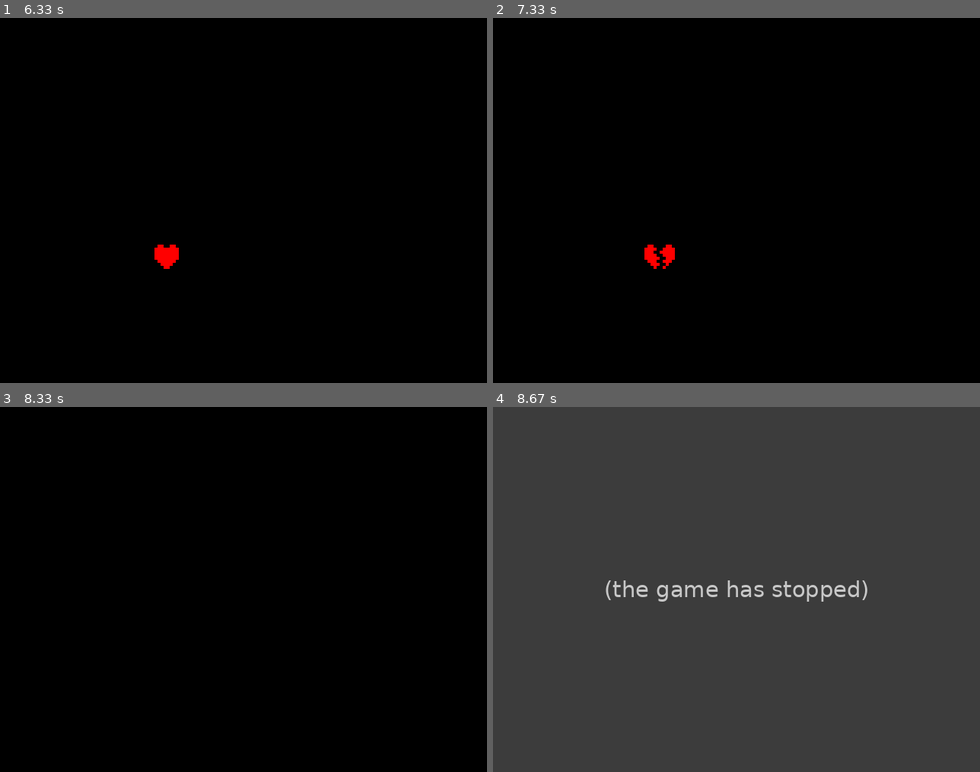
Above: before the commit, frames 1-4 (two rows, left to right).
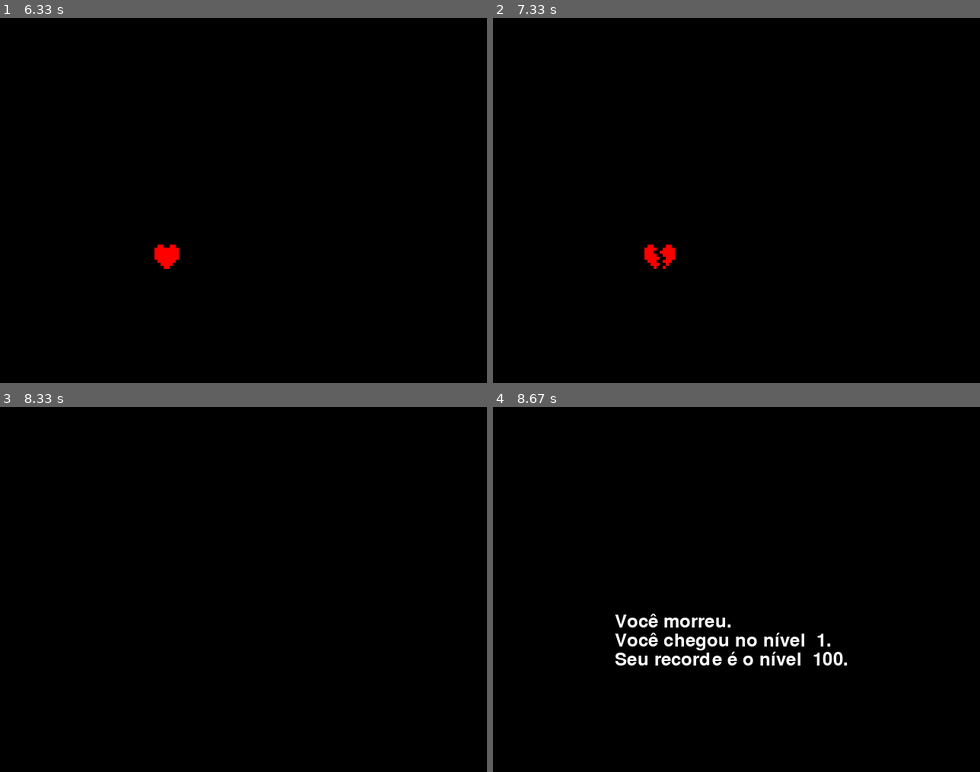
Above: after the commit, the same moments.

Repository: kwwala/eosso
Game: pygame game, started from game.py
Two runs of this game, one before a commit and one after it. Both use one fixed random seed, a clock stepped at 60 frames per second and the inputs below.
Inputs:
- Up to frame 1 (6.33 s): hold Left 1.83-2.37 s; hold Down 2.4-2.7 s; hold Left 2.73-3.13 s; hold Up 3.17-3.53 s; hold Right 3.57-4.2 s; hold Down 4.23-4.6 s; hold Left 4.63-5.1 s; hold Right 5.13-5.6 s
- Up to frame 2 (7.33 s): no input
- Up to frame 3 (8.33 s): no input
- Up to frame 4 (8.67 s): no input

Frames 1-3 are identical in both runs. In frame 4, 100% of the frame differs, in the area x 0-100%, y 0-100%.
Error before the commit: NameError: name 'CLICADO' is not defined (game.py line 145); the game stopped at 8.43 s (later frames are placeholders)

Commit message:
assissão

Diff:
--- a/game.py
+++ b/game.py
@@ -6,13 +6,13 @@
 pygame.init()
 screen = pygame.display.set_mode((640, 480))
 clock = pygame.time.Clock()
-width, height = screen.get_size()
 pygame.display.set_caption("É Osso")
 icon = pygame.image.load("images/shadedicon.png").convert_alpha()
 pygame.display.set_icon(icon)
 
 # coisas úteis
 font = pygame.font.Font(None, 40)
+width, height = screen.get_size()
 
 # jogador/coração
 heart = pygame.image.load("images/heart32x.png").convert_alpha()
@@ -117,7 +117,7 @@
     global start_time, display_stage
     heart = pygame.image.load("images/heart64x.png")
     heart_dead = pygame.image.load("images/heartdead64x.png")
-    font = pygame.font.Font(None, 36)  # Fonte para as mensagens
+    font = pygame.font.Font(None, 36)
     offset = 16
 
     screen.fill((0, 0, 0))
@@ -142,9 +142,14 @@
     screen.blit(surface_levelreached, (width / 4, (width / 2) - 25))
     screen.blit(surface_maxlevelreached, (width / 4, (width / 2)))
     pygame.display.flip()
-    while not CLICADO:
-        pygame.display.flip()
-    exit()
+    while True:
+        for event in pygame.event.get():
+            if event.type == pygame.MOUSEBUTTONUP:
+                pos = pygame.mouse.get_pos()
+                exit()
+                break
+            pygame.display.flip()
+            clock.tick(60)
 
 import pygame
 
@@ -156,6 +161,7 @@
     pygame.display.flip()
     soundnewlevel1.play()
     pygame.time.delay(1000)
+
     surface_level = font.render(f"Nível: {level: .0f}", True, 'white')
     surface_maxlevel = font.render(f"Recorde: {maxlevel: .0f}", True, 'white')
     text_render_x = (width // 2) - surface_level.get_width() // 2
@@ -165,6 +171,7 @@
     pygame.display.flip()
     soundnewlevel2.play()
     pygame.time.delay(1000)
+
     soundnewlevel1.play()
     pygame.mixer.music.unpause()
 
--- a/tests.py
+++ b/tests.py
@@ -7,6 +7,8 @@
 # Criando o objeto Font. O primeiro argumento é uma string que indica a fonte a ser utilizada.
 # O valor None faz com que o pygame use sua fonte padrão. O segundo argumento indica o tamanho da fonte.
 font = pygame.font.Font(None, 40)
+
+width, height = screen.get_size()
 
 level = 12
 maxlevel = 100
@@ -24,27 +26,8 @@
     if event.type == pygame.QUIT:
       pygame.quit()
   screen.fill((0, 0, 0)) # apaga o quadro atual
-  # Define o texto e cria sua superfície. O segundo argumento indica o uso ou não de anti-aliasing.
-  # O terceiro argumento indica a cor do texto.
-
-  if newlevel:
-    overlay = pygame.Surface((800, 600), pygame.SRCALPHA)
-    overlay.fill((255, 0, 0, 128))  # RGBA: vermelho com 50% de transparência
-    pygame.display.flip()
-    soundnewlevel1.play()
-    time.sleep(1)
-    surface_level = font.render(f"Nível: {level}", True, 'white')
-    surface_maxlevel = font.render(f"Recorde: {maxlevel}", True, 'white')
-    text_render_x = (width // 2) - surface_level.get_width() // 2
-    text_render_y = (height // 2) - surface_level.get_height() // 2
-    screen.blit(surface_level, (text_render_x - 30, text_render_y - 17))
-    screen.blit(surface_maxlevel, (text_render_x - 30, text_render_y + 17))
-    pygame.display.flip()
-    soundnewlevel2.play()
-    time.sleep(1)
-    soundnewlevel1.play()
-    newlevel = False
   screen.fill((0, 0, 0))
-  # Desenha o texto na posição x, y
+  outline = pygame.Rect((8, 8), (width - 16, height - 16))
+  pygame.draw.rect(outline, "white", 8, 24)
   pygame.display.flip() # Desenha o quadro atual na tela
   clock.tick(60)
